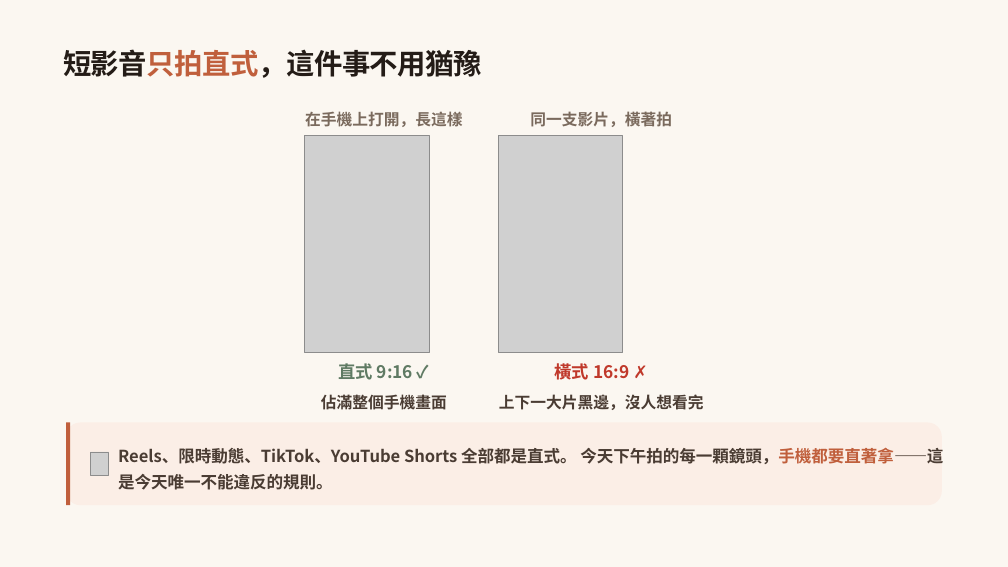
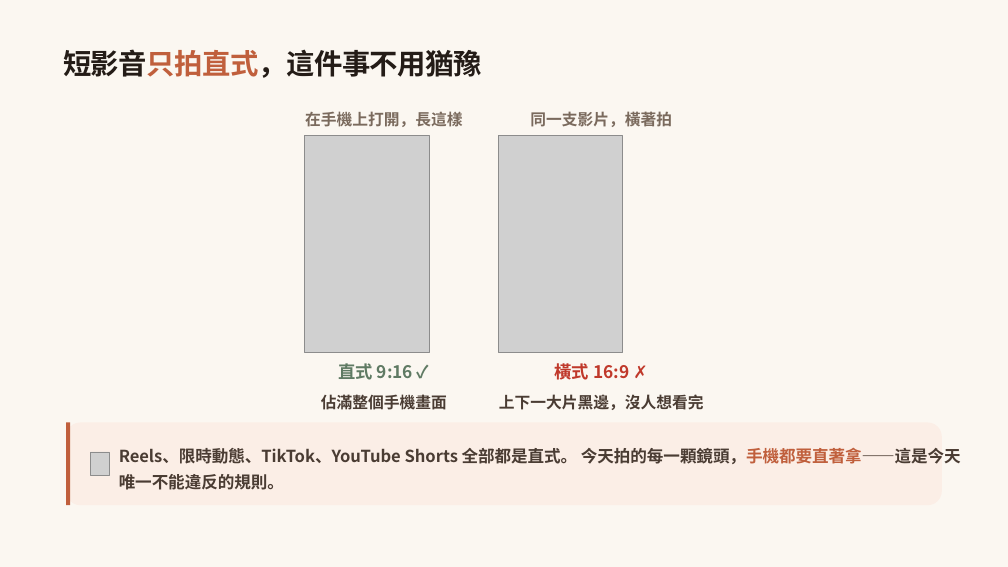
Before and after one commit to ja9705110/gogoeveryday, a slide deck: slide 27 of photo-course-2/手機拍攝商品與影像編修基礎2_商品短影音.pptx (slide 48 before the commit). Drawn at 1008x567 pixels with LibreOffice and Linux fonts; fonts in the diff are those of the drawing; grey boxes stand for pictures; background and template pictures are left out. Boxes give left, top, right and bottom in pixels: in the first picture for what was removed or moved away, otherwise in the second. Text is boxed around its words. In the diff, an @@ line names an element or a change of style, - is before the commit and + after.

```diff
--- a/photo-course-2/手機拍攝商品與影像編修基礎2_商品短影音.pptx
+++ b/photo-course-2/手機拍攝商品與影像編修基礎2_商品短影音.pptx
@@ text at bbox=[119, 448, 961, 490]: text changed @@
-Reels、限時動態、TikTok、YouTube Shorts 全部都是直式。 今天下午拍的每一顆鏡頭，手機都要直著拿——這是今天唯一不能違反的規則。
+Reels、限時動態、TikTok、YouTube Shorts 全部都是直式。 今天拍的每一顆鏡頭，手機都要直著拿——這是今天唯一不能違反的規則。
```
Also in this commit, not shown: 13 other slides changed, 7 slides added, 11 slides removed, 8 other files.
